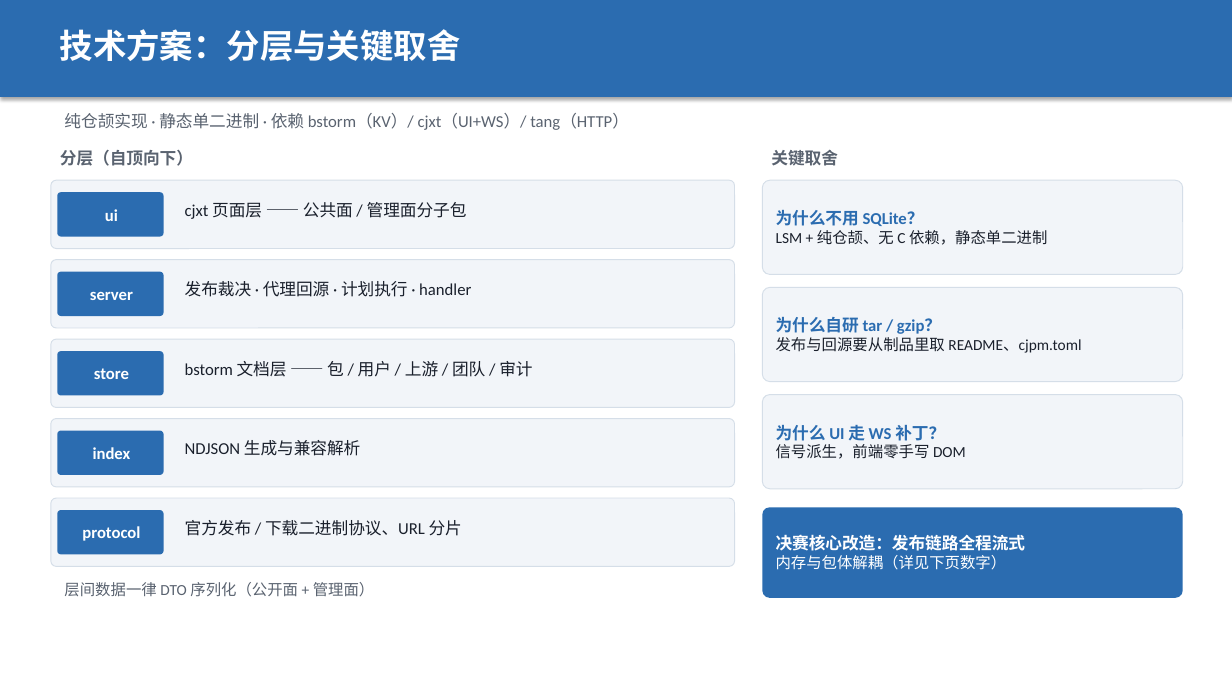
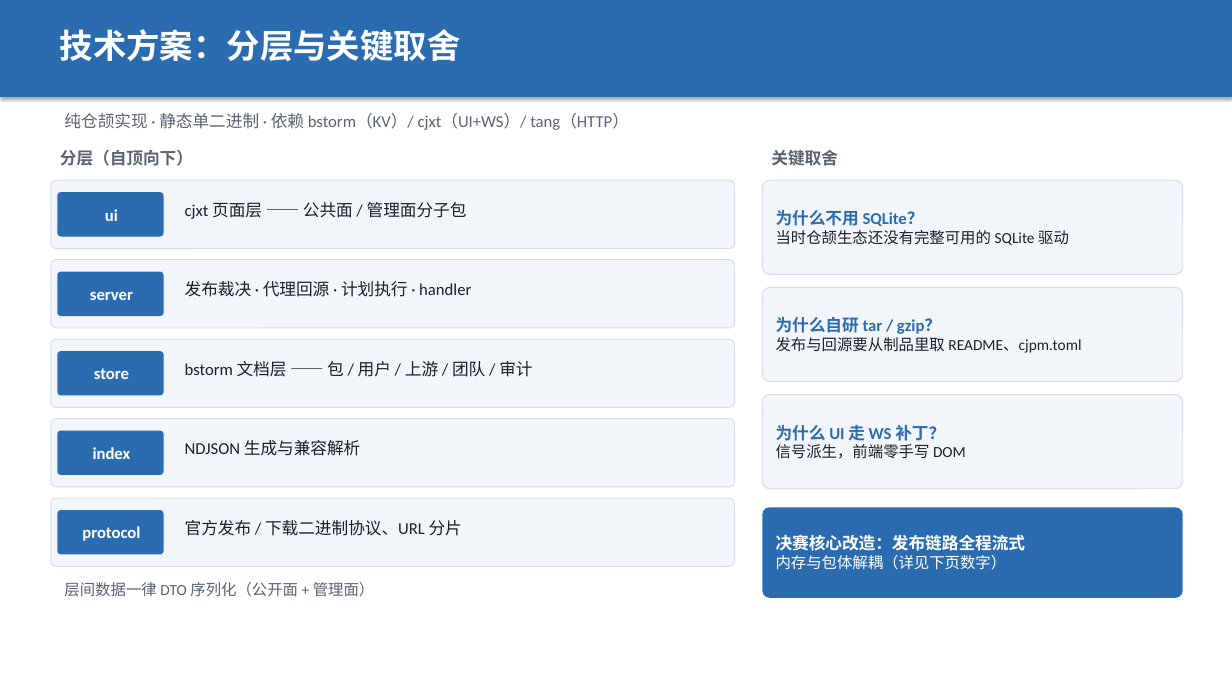
Before and after one commit to ystyle/cjreg, a slide deck: slide 4 of docs/finals-roadshow-v0.3.0.pptx. Drawn at 1232x693 pixels with LibreOffice and Linux fonts; fonts in the diff are those of the drawing. Boxes give left, top, right and bottom in pixels: in the first picture for what was removed or moved away, otherwise in the second. Text is boxed around its words. In the diff, an @@ line names an element or a change of style, - is before the commit and + after.

Commit message:
docs(ppt): SQLite 取舍改为如实口径——当时仓颉生态还没有完整可用的驱动
- PPT 第 4 页卡片：'LSM + 纯仓颉、无 C 依赖' → '当时仓颉生态还没有完整可用的 SQLite 驱动'
- 答辩手册 Q3 同步补上这条直接原因，并保留事后看仍然合适的理由（KV + 内容寻址 blob、syncWrites 落盘）

```diff
--- a/docs/finals-roadshow-v0.3.0.pptx
+++ b/docs/finals-roadshow-v0.3.0.pptx
@@ text in rounded rectangle at [776,230,1069,245]: text changed @@
-LSM + 纯仓颉、无 C 依赖，静态单二进制
+当时仓颉生态还没有完整可用的 SQLite 驱动
```
Also in this commit, not shown: 2 other files.
